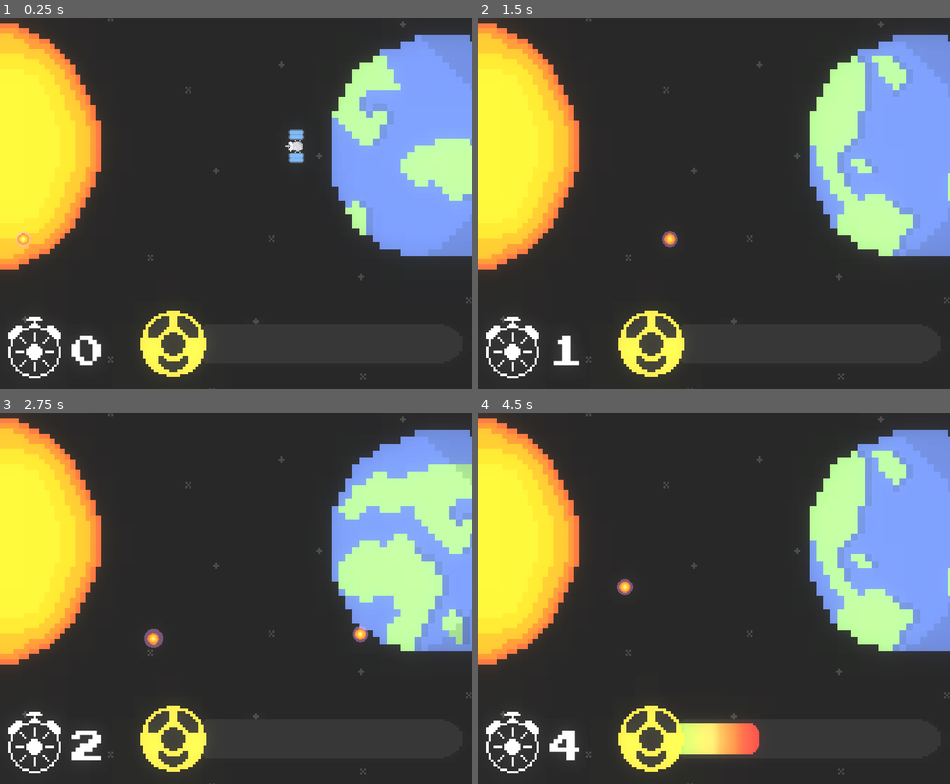
Above: before the commit, frames 1-4 (two rows, left to right).
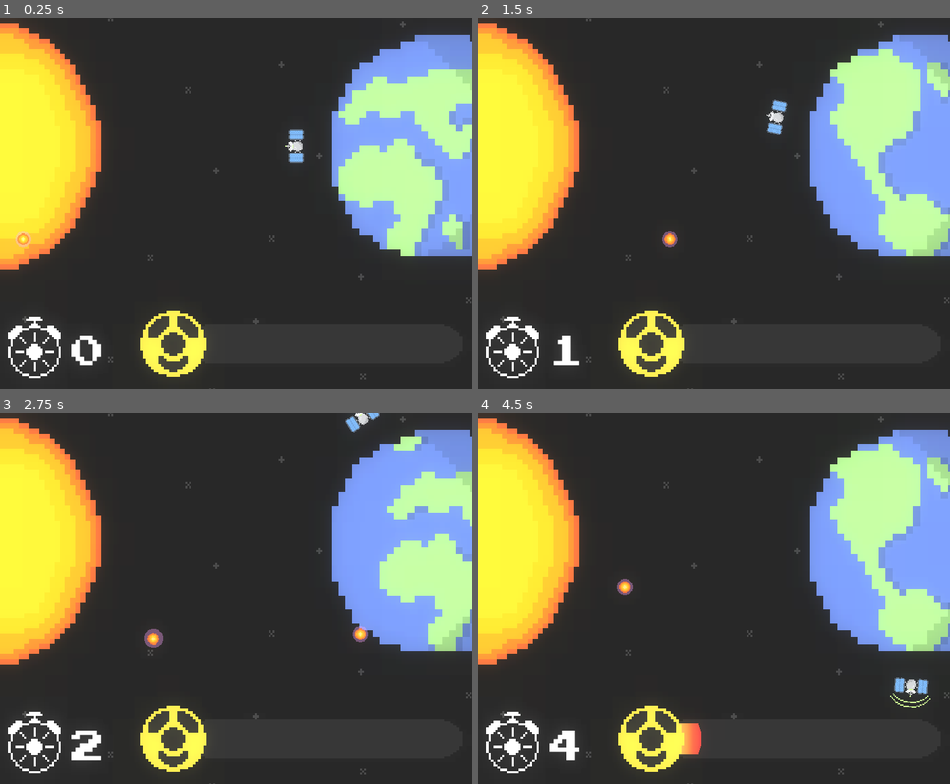
Above: after the commit, the same moments.

Repository: Liamx220/MiniJam76
Game: Godot game, scene res://main.tscn
Two runs of this game, one before a commit and one after it. Both use one fixed random seed, a clock stepped at 60 frames per second and the inputs below.
Inputs:
- Up to frame 1 (0.25 s): no input
- Up to frame 2 (1.5 s): hold D (right) 0.53-1.28 s; hold A (left) from 1.28 s (still down)
- Up to frame 3 (2.75 s): release A (left) at 2.03 s; hold D (right) from 2.03 s (still down)
- Up to frame 4 (4.5 s): release D (right) at 3.53 s; hold A (left) from 3.53 s (still down)

The runs differ from the first frame. In frame 1, 9.4% of the frame differs, in the area x 60-100%, y 5-65%; in frame 2, 8.4%; in frame 3, 7.2%; in frame 4, 9.8%, in the area x 42-100%, y 7-92%.

Commit message:
SFX for earth explosion + satellite rotation clamped

Diff:
--- a/MiniJam76/MiniJam76/Main.tscn
+++ b/MiniJam76/MiniJam76/Main.tscn
@@ -121,6 +121,7 @@
 scale = Vector2( 1.238, 1.238 )
 frames = SubResource( 7 )
 animation = "blink"
+frame = 1
 playing = true
 
 [node name="Area2D" type="Area2D" parent="satellite"]
@@ -349,5 +350,6 @@
 [connection signal="timeout" from="Timer" to="." method="_on_Timer_timeout"]
 [connection signal="pressed" from="pauseMenu/Button" to="pauseMenu" method="_on_Button_pressed"]
 [connection signal="pressed" from="pauseMenu/Button2" to="pauseMenu" method="_on_Button2_pressed"]
+[connection signal="game_over" from="earth" to="spawner" method="_on_earth_game_over"]
 [connection signal="pressed" from="earth/Gameover/Button4" to="." method="_on_Button4_pressed"]
 [connection signal="pressed" from="earth/Gameover/Button5" to="." method="_on_Button5_pressed"]
--- a/MiniJam76/MiniJam76/earth.gd
+++ b/MiniJam76/MiniJam76/earth.gd
@@ -8,6 +8,7 @@
 onready var sprite = $AnimatedSprite
 onready var score = get_node("/root/Node2D/Display")#.get("Display.gd")
 
+signal game_over
 
 # Called when the node enters the scene tree for the first time.
 func _ready():
@@ -25,6 +26,8 @@
 	$hitearht.play()
 	progressBar.value += 20
 	if progressBar.value == 100:
+		$explode.play()
+		emit_signal("game_over")
 		sprite.animation = "explode"
 
 func _on_AnimatedSprite_animation_finished():
--- a/MiniJam76/MiniJam76/earth.tscn
+++ b/MiniJam76/MiniJam76/earth.tscn
@@ -1,9 +1,10 @@
-[gd_scene load_steps=25 format=2]
+[gd_scene load_steps=26 format=2]
 
 [ext_resource path="res://Sprites/earth.png" type="Texture" id=1]
 [ext_resource path="res://earth.gd" type="Script" id=2]
 [ext_resource path="res://music/Robot Walk.wav" type="AudioStream" id=3]
 [ext_resource path="res://Sprites/earth_explode.png" type="Texture" id=4]
+[ext_resource path="res://music/explosion.wav" type="AudioStream" id=5]
 
 [sub_resource type="CircleShape2D" id=1]
 radius = 162.028
@@ -104,7 +105,7 @@
 [node name="AnimatedSprite" type="AnimatedSprite" parent="."]
 scale = Vector2( 10.2412, 10.2412 )
 frames = SubResource( 18 )
-frame = 5
+frame = 4
 playing = true
 
 [node name="CollisionShape2D" type="CollisionShape2D" parent="."]
@@ -119,5 +120,9 @@
 [node name="hitearht" type="AudioStreamPlayer2D" parent="."]
 stream = ExtResource( 3 )
 volume_db = 11.794
+
+[node name="explode" type="AudioStreamPlayer2D" parent="."]
+stream = ExtResource( 5 )
+volume_db = -3.352
 [connection signal="area_entered" from="Area2D" to="." method="_on_Area2D_area_entered"]
 [connection signal="animation_finished" from="AnimatedSprite" to="." method="_on_AnimatedSprite_animation_finished"]
--- a/MiniJam76/MiniJam76/main.tscn
+++ b/MiniJam76/MiniJam76/main.tscn
@@ -121,6 +121,7 @@
 scale = Vector2( 1.238, 1.238 )
 frames = SubResource( 7 )
 animation = "blink"
+frame = 1
 playing = true
 
 [node name="Area2D" type="Area2D" parent="satellite"]
@@ -349,5 +350,6 @@
 [connection signal="timeout" from="Timer" to="." method="_on_Timer_timeout"]
 [connection signal="pressed" from="pauseMenu/Button" to="pauseMenu" method="_on_Button_pressed"]
 [connection signal="pressed" from="pauseMenu/Button2" to="pauseMenu" method="_on_Button2_pressed"]
+[connection signal="game_over" from="earth" to="spawner" method="_on_earth_game_over"]
 [connection signal="pressed" from="earth/Gameover/Button4" to="." method="_on_Button4_pressed"]
 [connection signal="pressed" from="earth/Gameover/Button5" to="." method="_on_Button5_pressed"]
--- a/MiniJam76/MiniJam76/player.gd
+++ b/MiniJam76/MiniJam76/player.gd
@@ -31,6 +31,7 @@
 
 	get_input()
 	rotation += rotation_dir * rotation_speed * delta
+	rotation = clamp(rotation, -1.5, 1)
 	velocity = move_and_slide(velocity)
 
 
--- a/MiniJam76/MiniJam76/spawner.gd
+++ b/MiniJam76/MiniJam76/spawner.gd
@@ -33,3 +33,7 @@
 		spawntimeMin -= (0.04 * (time_passed / 12)) # lower minimum spawn rate every 12 seconds
 	else:
 		spawntimeMin -= (0.01 * (time_passed / 15))
+
+
+func _on_earth_game_over():
+	queue_free()
Not shown, added: MiniJam76/MiniJam76/music/explosion.wav.import
Not shown, added: MiniJam76/MiniJam76/music/explosion.wav
